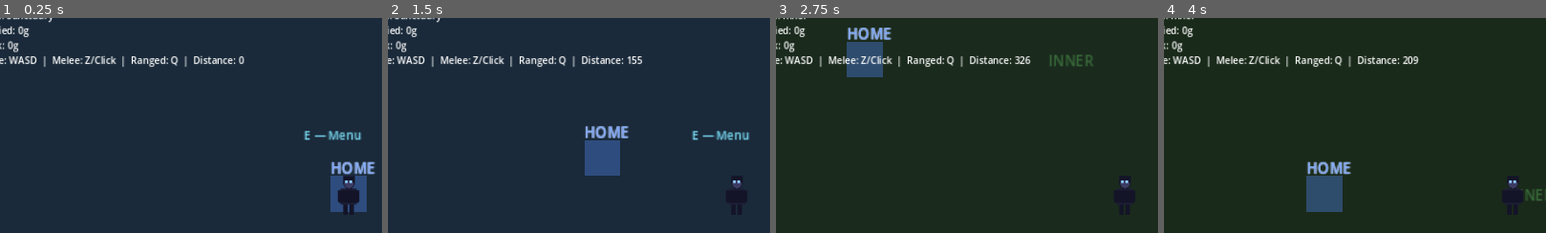
Above: before the commit, frames 1-4 (left to right).
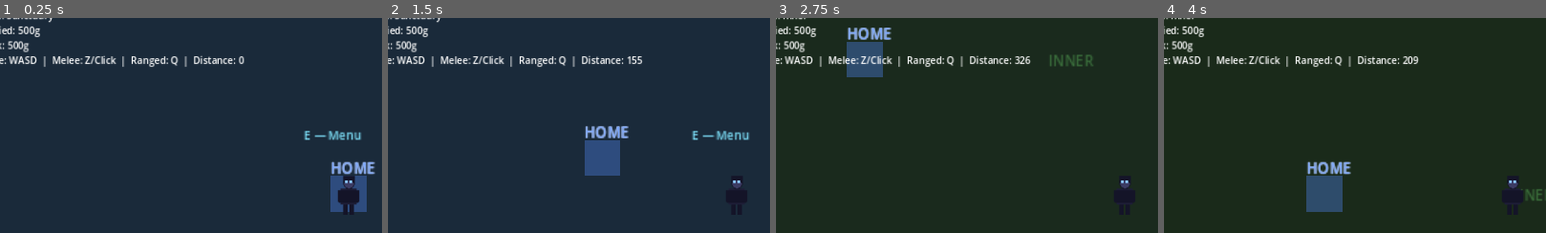
Above: after the commit, the same moments.

Repository: cbradshaw11/game-concept
Game: Godot game, scene res://scenes/world/world_scene.tscn
Same seed, same stepped clock (60 frames per second), same inputs: the game is played once before the commit and once after it.
Inputs:
- Up to frame 1 (0.25 s): no input
- Up to frame 2 (1.5 s): tap Enter at 0.5 s; hold Right (ui_right) 0.53-1.28 s; tap Space (attack) at 0.6 s; hold Down (ui_down) from 1.28 s (still down); tap R (attack_magic) at 1.35 s
- Up to frame 3 (2.75 s): release Down (ui_down) at 2.03 s; hold Right (ui_right) from 2.03 s (still down); tap Z (attack_melee) at 2.1 s
- Up to frame 4 (4 s): release Right (ui_right) at 2.78 s; hold Up (ui_up) 2.78-3.53 s; tap Q (attack_ranged) at 2.85 s; hold Left (ui_left) from 3.53 s (still down); tap X (guard) at 3.6 s
The pictures show only the part of the screen within x 4-54%, y 9-59%; the shares and areas given below are measured in that part.

The runs differ from the first frame. In frame 1, 0.4% of the frame differs, in the area x 2-11%, y 3-16%; in frame 2, 0.4%; in frame 3, 0.4%; in frame 4, 0.4%.

Commit message:
dev: start with 500 carried + 500 bank gold for menu testing

Diff:
--- a/game/scenes/world/world_scene.gd
+++ b/game/scenes/world/world_scene.gd
@@ -68,6 +68,9 @@
 	_setup_potion_hud()
 	_update_hud()
 	target_bg_color = zone_colors["sanctuary"]
+	# DEV: start with gold for testing the shop/menu
+	_inv().add_carried_gold(500)
+	_inv().bank_gold = 500
 	current_bg_color = target_bg_color
 	player.position = HOME_POS
 
